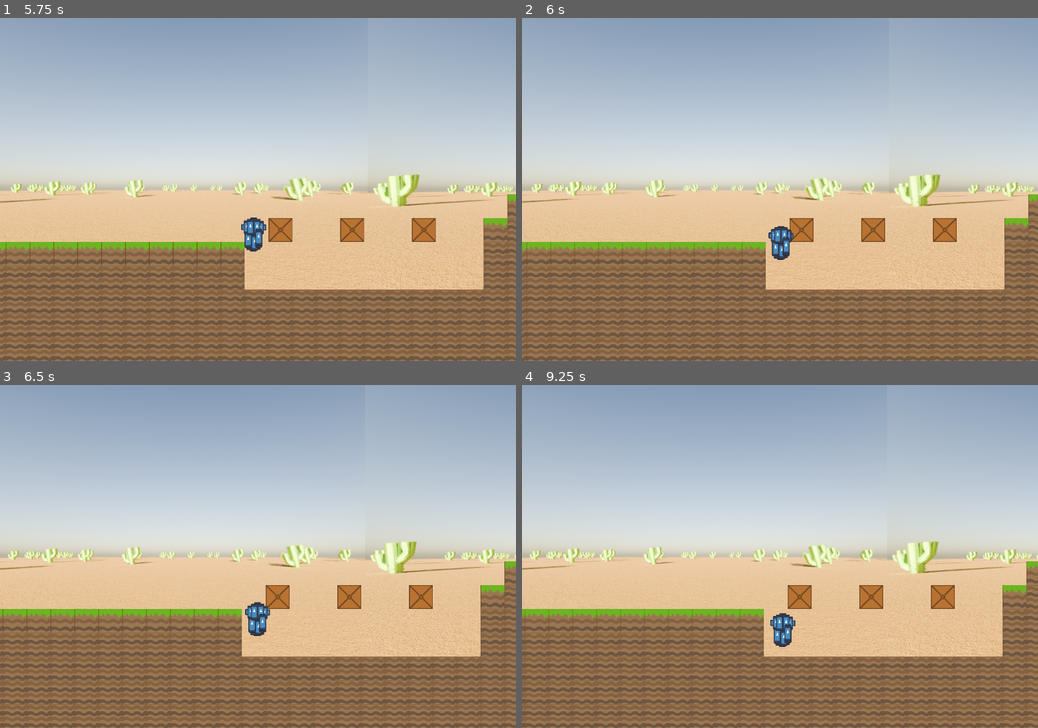
Above: before the commit, frames 1-4 (two rows, left to right).
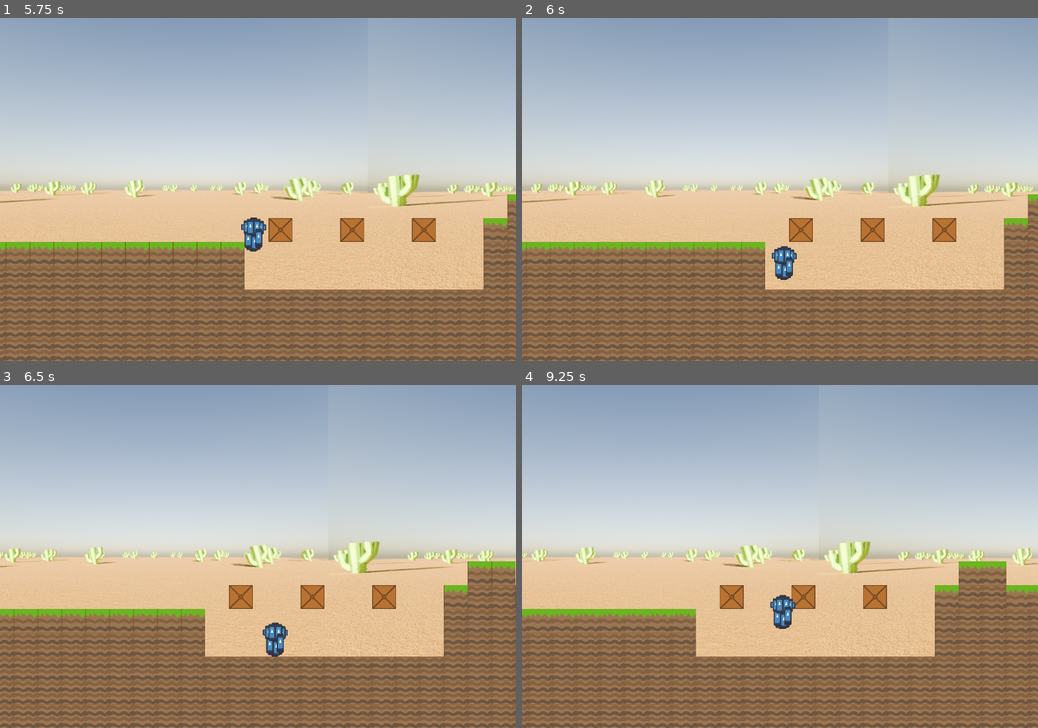
Above: after the commit, the same moments.

Repository: Burns3y/Pedro
Game: Godot game, scene res://scenes/levels/level 1.tscn
The game is run twice, just before and just after one commit, with the same random seed, the same clock (stepped at 60 frames per second) and the same inputs. The engine's default icon, where the game draws it, is replaced by a stand-in: a white triangle on a blue panel in a dark square.
Inputs:
- Up to frame 1 (5.75 s): click "Start Game" at 0.5 s; tap Enter at 1.25 s; hold Right (right) 1.28-2.78 s; tap W (jump) at 1.35, 1.52, 1.82, 2.1, 2.27, 2.57, 2.85, 3.6, 3.77, 4.07, 4.35, 4.52, 4.82, 5.1, 5.27, 5.57 s; hold Left (left) 2.78-3.53 s; hold Right (right) 3.53-5.03 s; hold Left (left) from 5.03 s (still down)
- Up to frame 2 (6 s): release Left (left) at 5.78 s; hold Right (right) from 5.78 s (still down); tap W (jump) at 5.85 s
- Up to frame 3 (6.5 s): keep holding Right (right)
- Up to frame 4 (9.25 s): release Right (right) at 6.53 s; hold Left (left) 6.53-8.03 s; tap W (jump) at 6.6, 6.77, 7.07, 7.35, 7.52, 7.82, 8.1, 8.27, 8.57, 8.85 s; hold Right (right) from 8.03 s (still down)

Frame 1 is identical in both runs. In frame 2, 1.7% of the frame differs, in the area x 0-100%, y 45-100%; in frame 3, 11%; in frame 4, 14%.

Commit message:
doesnn't get stuck on walls (step bro moment)

Diff:
--- a/scenes/player/pedro.gd
+++ b/scenes/player/pedro.gd
@@ -34,8 +34,8 @@
 		elif Input.is_action_just_pressed("jump") and is_on_wall_only() and velocity.y >= -200 and position.x >= 5500:
 			velocity.y = JUMP_VELOCITY
 		elif Input.is_action_just_pressed("jump") and is_on_wall_only() and position.x <= 5500:
-			velocity.x = 0
-			velocity.y = 0
+			velocity.y += gravity * delta + 100
+			velocity.x = -100
 
 		move_and_slide()
 
